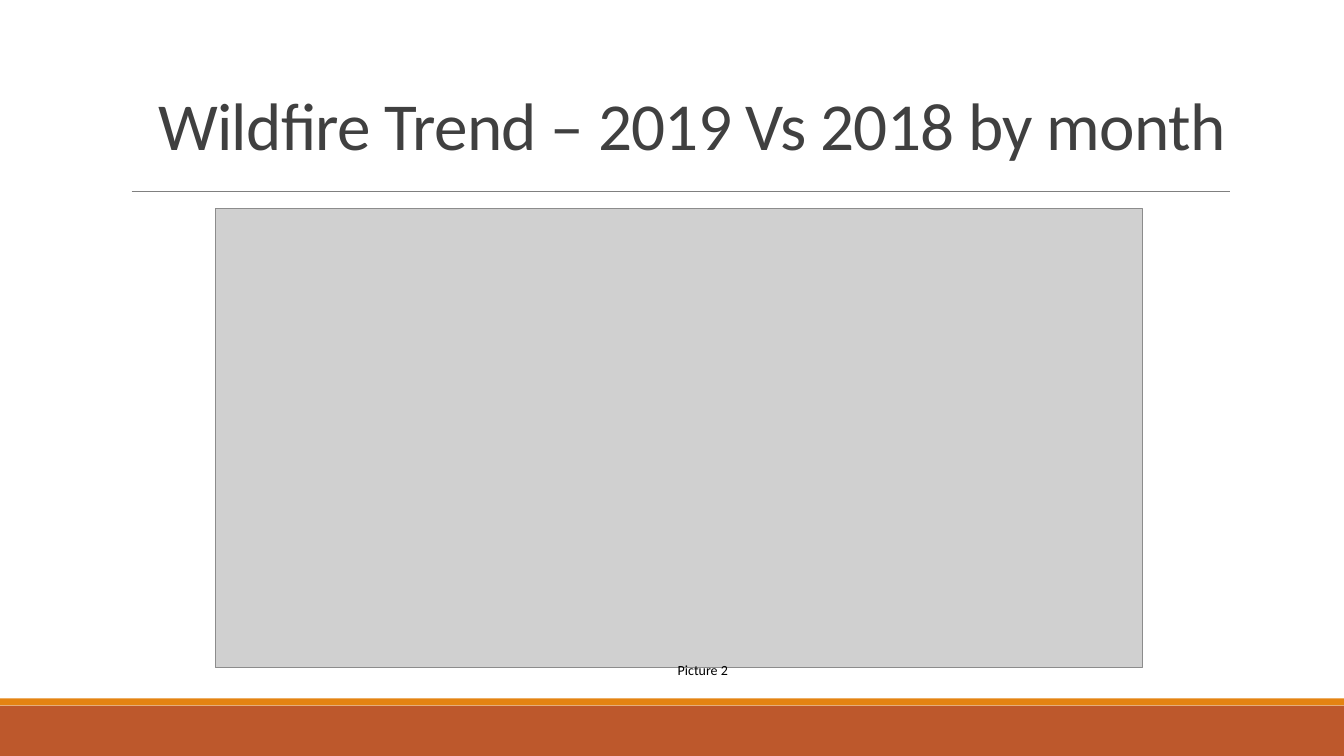
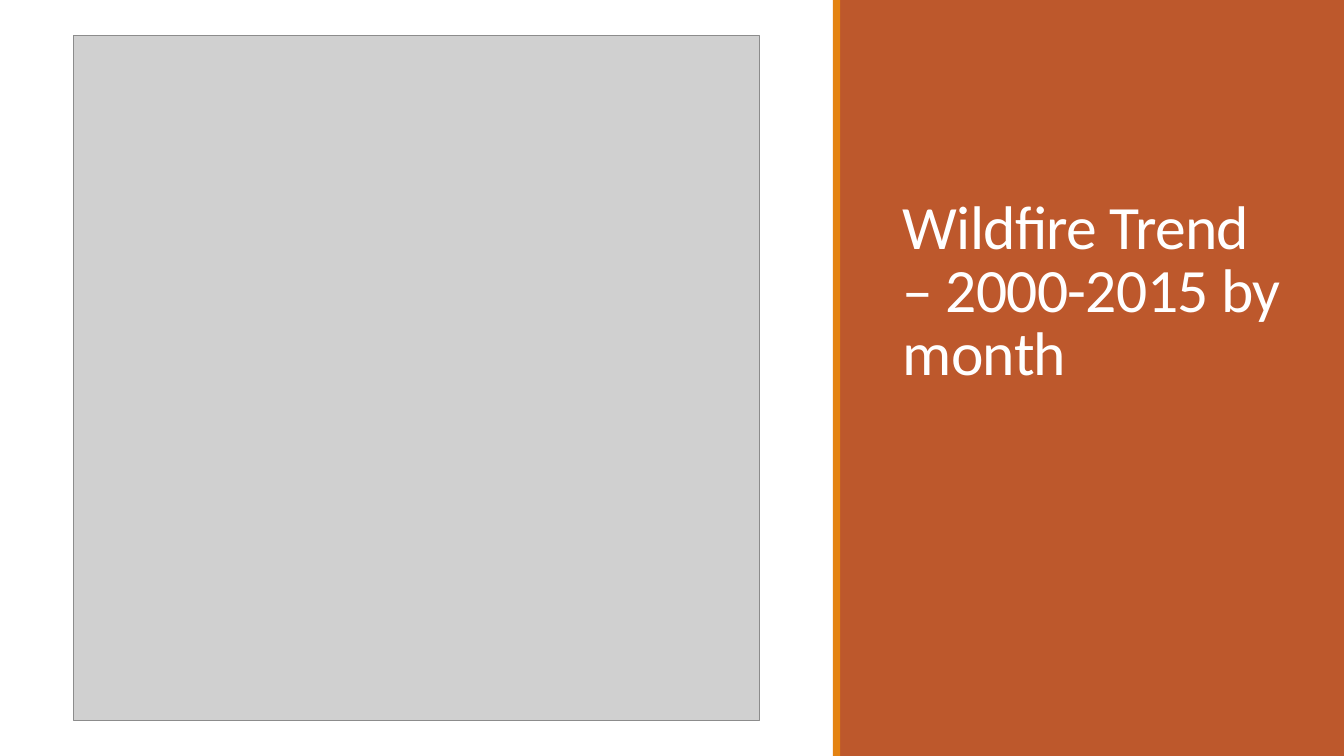
Before and after one commit to mturnell001/Project-1, a slide deck: slide 3 of US Wildfire presentation.pptx. Drawn at 1344x756 pixels with LibreOffice and Linux fonts; fonts in the diff are those of the drawing; grey boxes stand for pictures. Boxes give left, top, right and bottom in pixels: in the first picture for what was removed or moved away, otherwise in the second. Text is boxed around its words. In the diff, an @@ line names an element or a change of style, - is before the commit and + after.

```diff
--- a/US Wildfire presentation.pptx
+++ b/US Wildfire presentation.pptx
@@ rectangle added at (0,0,1344,756), fill #FFFFFF @@
@@ rectangle added at (833,0,840,756), fill #E48312 @@
@@ rectangle added at (840,0,1344,756), fill #BD582C @@
@@ picture added at (74,35,759,721) @@
@@ line removed from (132, 192) to (1231, 192) @@
@@ picture removed at (216,209,1142,667) @@
@@ title at (903,206,1280,376): text changed; size 48 to 44 pt; text colour #404040 to #FFFFFF @@
-Wildfire Trend – 2019 Vs 2018 by month
+Wildfire Trend – 2000-2015 by month
@@ text removed at (678,665,728,679) @@
-Picture 2
@@ rectangle removed at (0,706,1344,756) @@
@@ rectangle removed at (0,699,1344,706) @@
@@ rectangle added at (0,706,1344,756), fill #BD582C @@
@@ rectangle added at (0,699,1344,706), fill #E48312 @@
```
Also in this commit, not shown: 6 other slides changed, 3 slides added, 2 slides removed.
